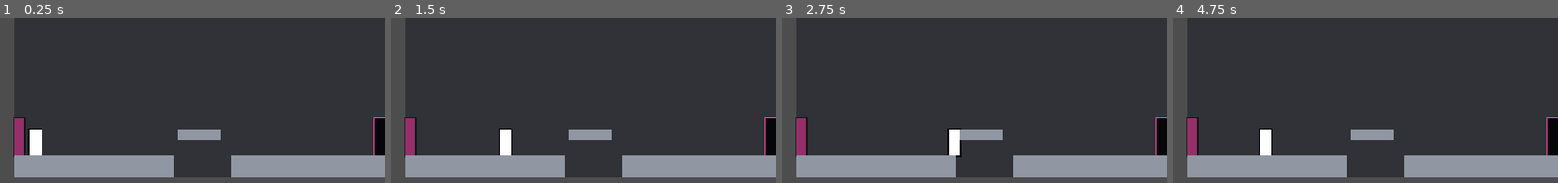
Above: before the commit, frames 1-4 (left to right).
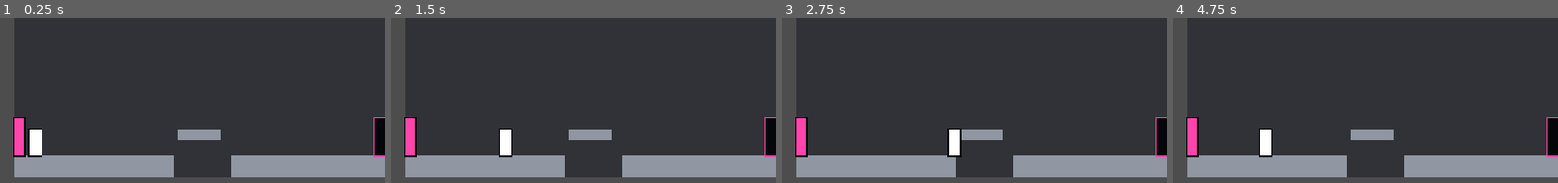
Above: after the commit, the same moments.

Repository: Babacooll/the-lost-choir
Game: Godot game, scene res://scenes/levels/Zone.tscn
The game is run twice, just before and just after one commit, with the same random seed, the same clock (stepped at 60 frames per second) and the same inputs. Sound files missing from this copy of the repository are replaced by a short silence.
Inputs (mouse positions are in pixels of both pictures, inside the frame that each line leads up to):
- Up to frame 1 (0.25 s): no input
- Up to frame 2 (1.5 s): tap Enter at 0.5 s; move the mouse to (outside the picture) at 0.52 s; hold D (move_right) 0.53-1.25 s; hold Space (jump) 0.53-1.25 s; click (outside the picture) at 0.67 s; drag from (outside the picture) to (772, 136) at 1.27 s
- Up to frame 3 (2.75 s): tap Space (jump) at 2 s; move the mouse to (862, 138) at 2.02 s; hold D (move_right) from 2.03 s (still down); hold Space (jump) from 2.03 s (still down); tap J (strike) at 2.1 s
- Up to frame 4 (4.75 s): release D (move_right) at 2.75 s; release Space (jump) at 2.75 s; drag from (outside the picture) to (1192, 136) at 2.77 s; tap Enter at 3.5 s; move the mouse to (outside the picture) at 3.52 s; hold A (move_left) 3.53-4.25 s; hold Shift 3.53-4.25 s; tap Space (jump) at 3.77, 3.8, 4.07 s; drag from (outside the picture) to (outside the picture) at 4.27 s

The runs differ from the first frame. In frame 1, 0.9% of the frame differs, in the area x 3-100%, y 60-85%; in frame 2, 0.9%; in frame 3, 0.9%; in frame 4, 0.9%.

Commit message:
MICH-613: fix gated-door dim compositing and contour z-order
Door._refresh_visual() multiplied modulate.a=0.55 into both the fill and
the placeholder contour child, dropping the gated door to 1.78:1 against
the backdrop and 2.50:1 fill-vs-contour -- caught by the Art Director's
new --frame pixel gate. Suppress the dim while the legibility layer is
enabled instead of deleting it (it must survive the layer's deletion);
the gated/open distinction is already carried structurally by the two
constructions in the table.

Also switch the contour from z_index=-1 to show_behind_parent=true: a
lower z sank the contour below terrain solids at z 0, clipping it
wherever an element stood in front of a wall instead of on one.

Merges f77d9cb (legibility_check.py --frame) from the art-direction
branch.

Co-authored-by: multica-agent <github@multica.ai>

Diff:
--- a/scripts/art/placeholder_legibility.gd
+++ b/scripts/art/placeholder_legibility.gd
@@ -53,8 +53,11 @@
 	contour.name = "PlaceholderContour"
 	contour.polygon = _expand(polygon.polygon, CONTOUR_WIDTH)
 	contour.color = contour_color(role)
-	contour.z_as_relative = true
-	contour.z_index = -1
+	# Behind the fill by tree order, not by sinking to a lower z (doc §3 rule
+	# 6) — a lower z falls below the terrain solids at z 0 and gets painted
+	# over wherever the element overlaps terrain, which is exactly where the
+	# contour is the only value clearing the floor.
+	contour.show_behind_parent = true
 	polygon.add_child(contour)
 
 
--- a/scripts/levels/door.gd
+++ b/scripts/levels/door.gd
@@ -27,5 +27,13 @@
 	if visual == null:
 		return
 	# Barred gates dim rather than disappear — a placeholder is still meant
-	# to read as "locked," not as missing geometry.
+	# to read as "locked," not as missing geometry. Suppressed for the
+	# legibility layer's lifetime (placeholder-legibility.md §3 rule 5):
+	# modulate inherits into the fill AND the contour, so this alone dropped
+	# the gated door to 1.78:1 against the backdrop. The gated/open
+	# distinction is already carried structurally by the two constructions
+	# in doc §4, so nothing is lost by holding this at 1.0 while it's on.
+	if PlaceholderLegibility.enabled:
+		visual.modulate.a = 1.0
+		return
 	visual.modulate.a = 1.0 if is_open() else 0.55
